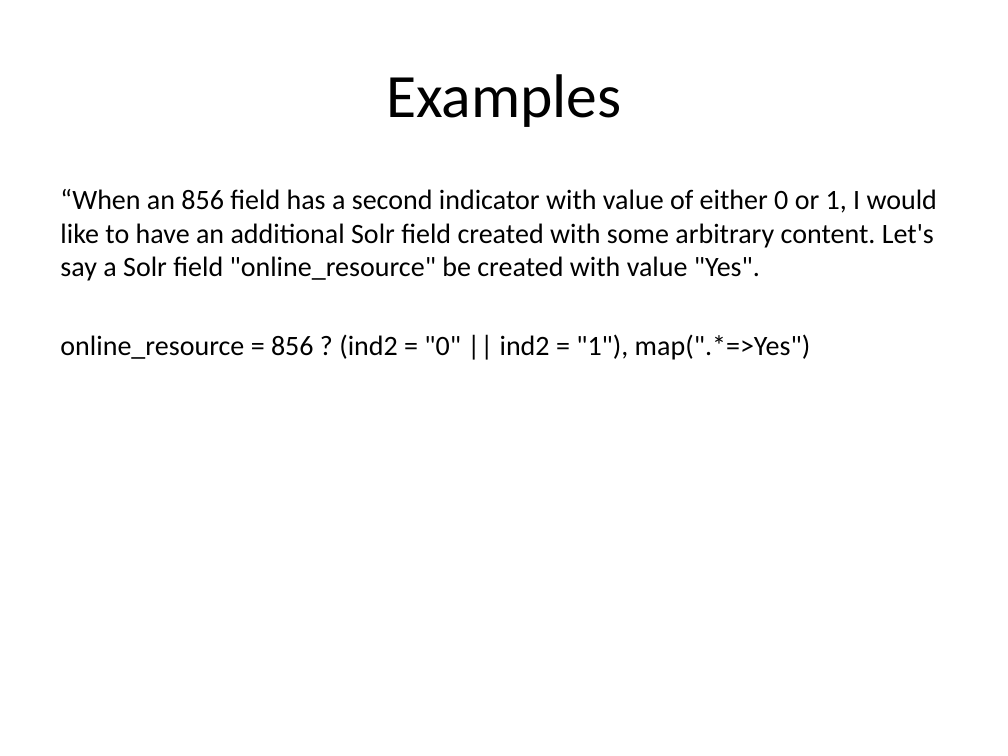
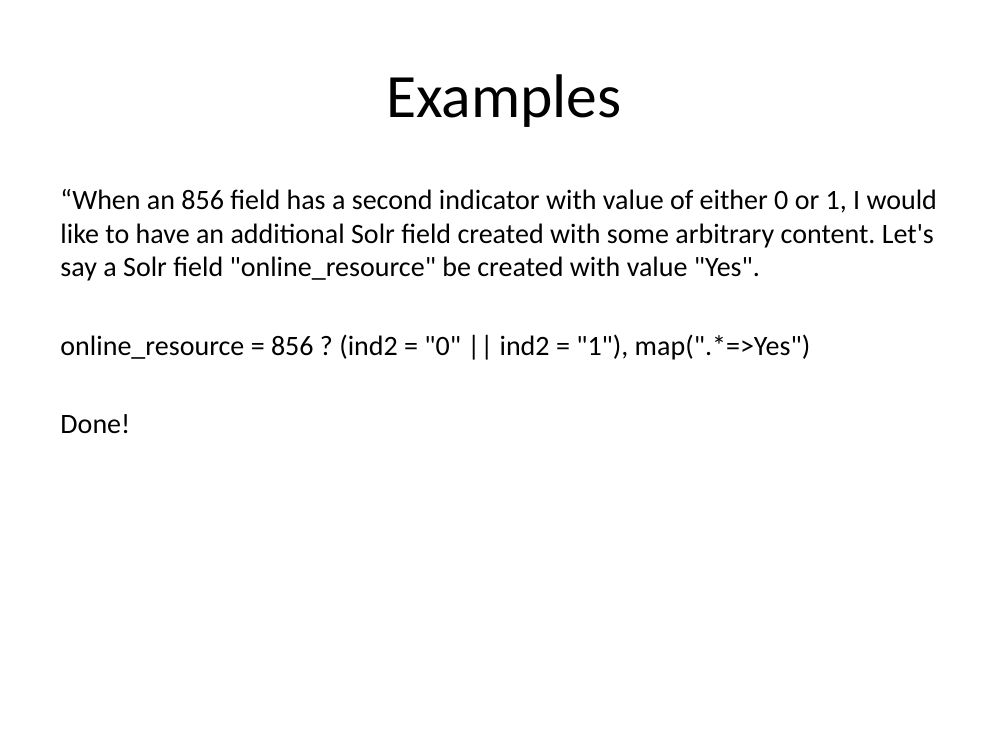
Before and after one commit to solrmarc/solrmarc, a slide deck: slide 21 of New Release of SolrMarc.pptx (slide 19 before the commit). Drawn at 1008x756 pixels with LibreOffice and Linux fonts; fonts in the diff are those of the drawing. Boxes give left, top, right and bottom in pixels: in the first picture for what was removed or moved away, otherwise in the second. Text is boxed around its words. In the diff, an @@ line names an element or a change of style, - is before the commit and + after.

```diff
--- a/New Release of SolrMarc.pptx
+++ b/New Release of SolrMarc.pptx
@@ text at bbox=[60, 414, 130, 434]: paragraph added @@
+Done!
```
Also in this commit, not shown: 11 other slides changed, 4 slides added.
